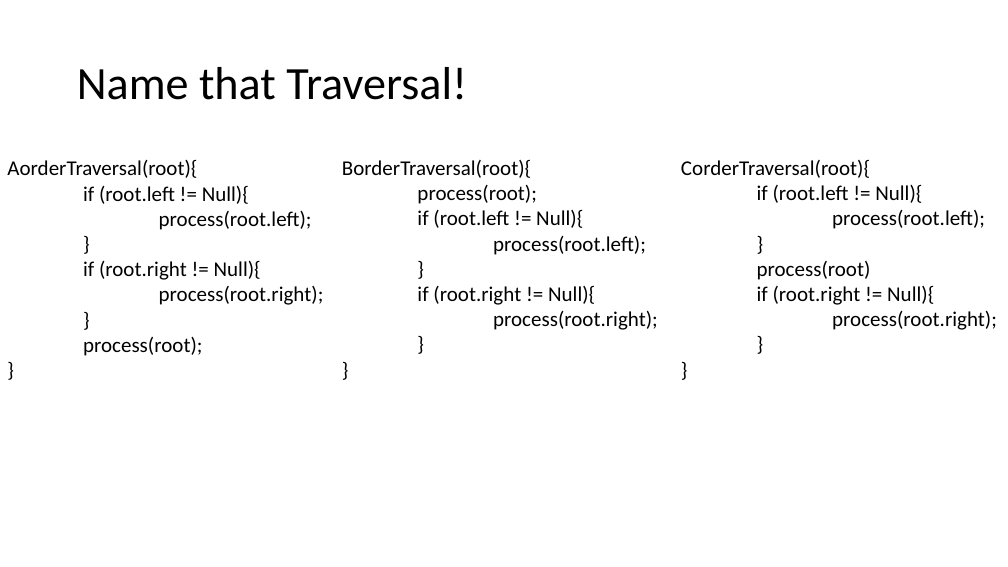
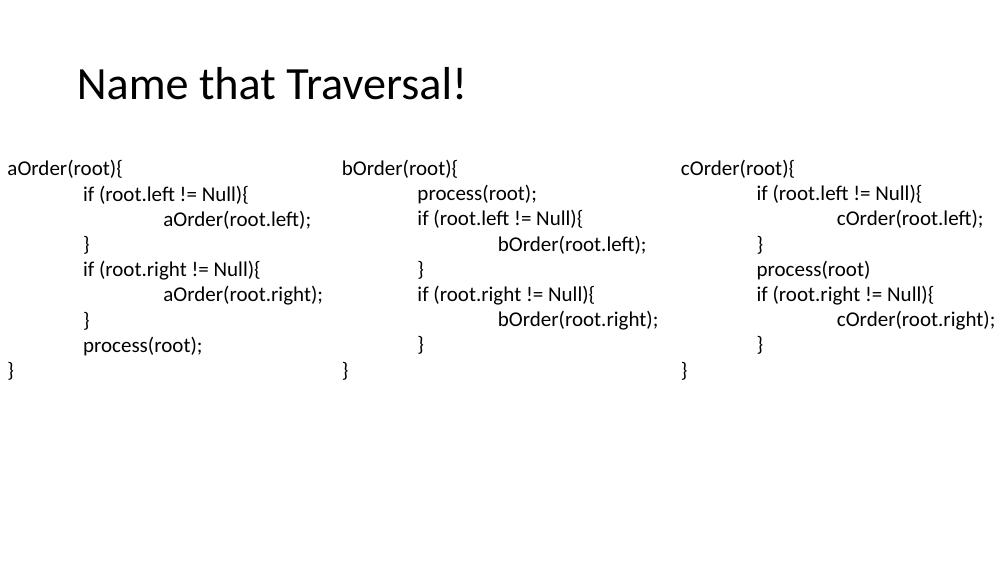
Before and after one commit to natebrunelle/cse332, a slide deck: slide 18 of markdown/files/slides/lecture7_recurrences_dictionaries.pptx. Drawn at 1008x567 pixels with LibreOffice and Linux fonts; fonts in the diff are those of the drawing. Boxes give left, top, right and bottom in pixels: in the first picture for what was removed or moved away, otherwise in the second. Text is boxed around its words. In the diff, an @@ line names an element or a change of style, - is before the commit and + after.

```diff
--- a/markdown/files/slides/lecture7_recurrences_dictionaries.pptx
+++ b/markdown/files/slides/lecture7_recurrences_dictionaries.pptx
@@ text at bbox=[7, 160, 122, 178]: text changed @@
-AorderTraversal(root){
+aOrder(root){
@@ text at bbox=[342, 159, 458, 178]: text changed @@
-BorderTraversal(root){
+bOrder(root){
@@ text at bbox=[681, 159, 795, 178]: text changed @@
-CorderTraversal(root){
+cOrder(root){
@@ text at bbox=[163, 211, 311, 229]: text changed @@
-process(root.left);
+aOrder(root.left);
@@ text at bbox=[498, 236, 647, 254]: text changed @@
-process(root.left);
+bOrder(root.left);
@@ text at bbox=[837, 210, 984, 228]: text changed @@
-process(root.left);
+cOrder(root.left);
@@ text at bbox=[163, 286, 323, 305]: text changed @@
-process(root.right);
+aOrder(root.right);
@@ text at bbox=[498, 311, 659, 330]: text changed @@
-process(root.right);
+bOrder(root.right);
@@ text at bbox=[837, 311, 996, 330]: text changed @@
-process(root.right);
+cOrder(root.right);
```
Also in this commit, not shown: 1 slide added, 10 other files.
